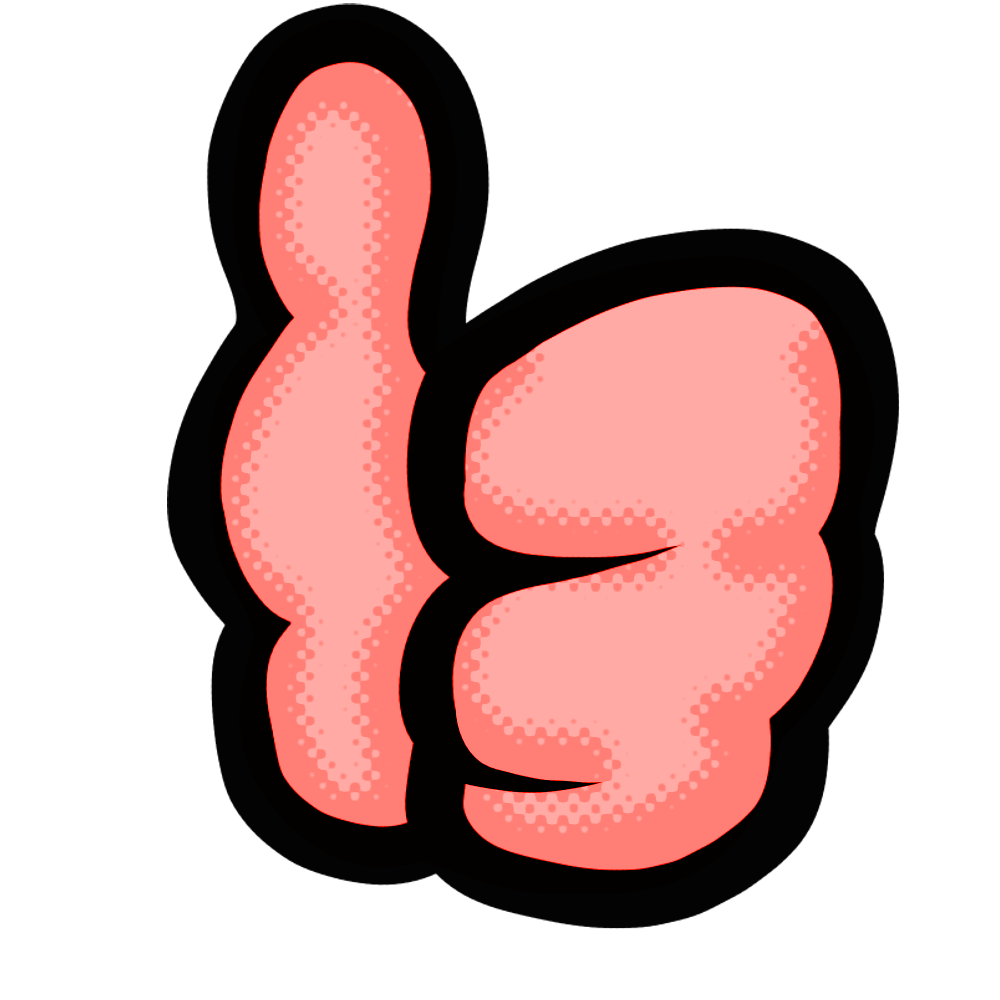
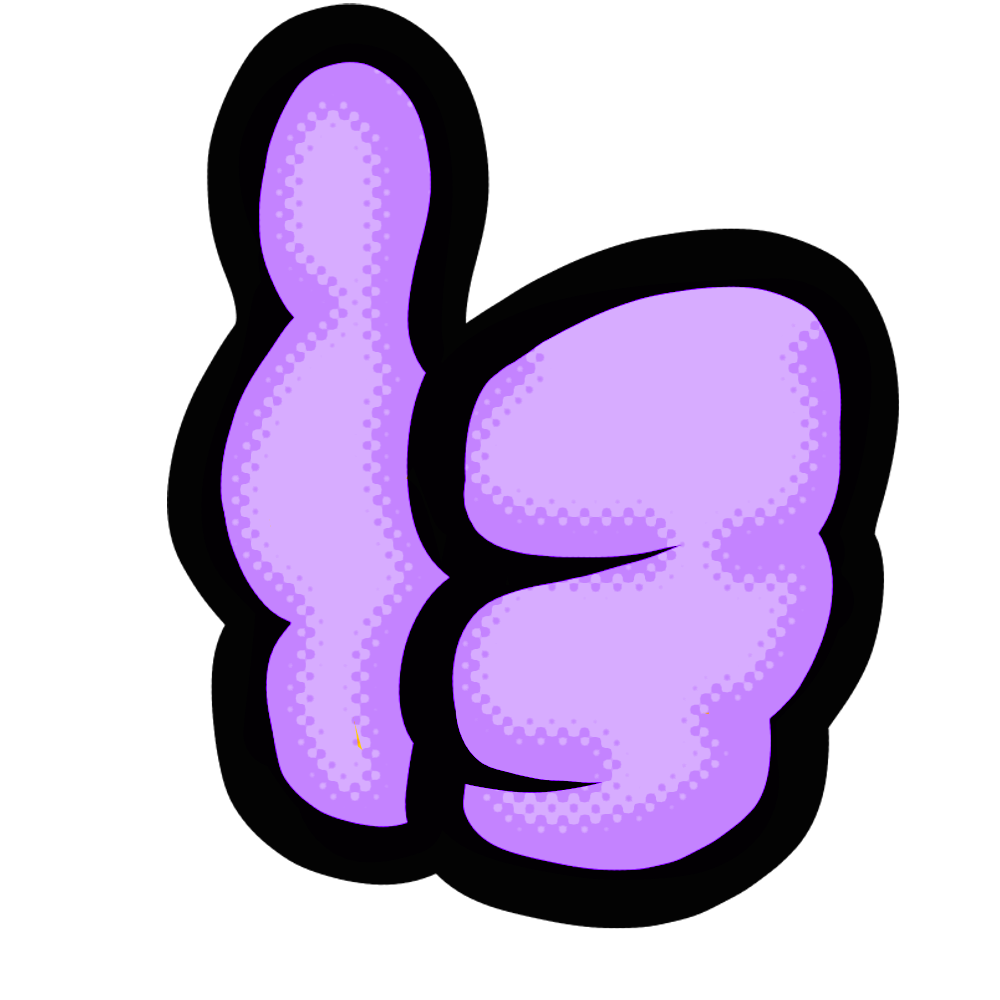
Revision of a layered 1000×1000 image; what changed, layer by layer:
hid "thumbsUpMad", painted on it over [202, 20, 874, 894]
added layer "thumbsUpEvil" above "thumbsUp" over [202, 20, 874, 894]
hid group "funny faces" (12 layers) over [202, 20, 874, 894]
